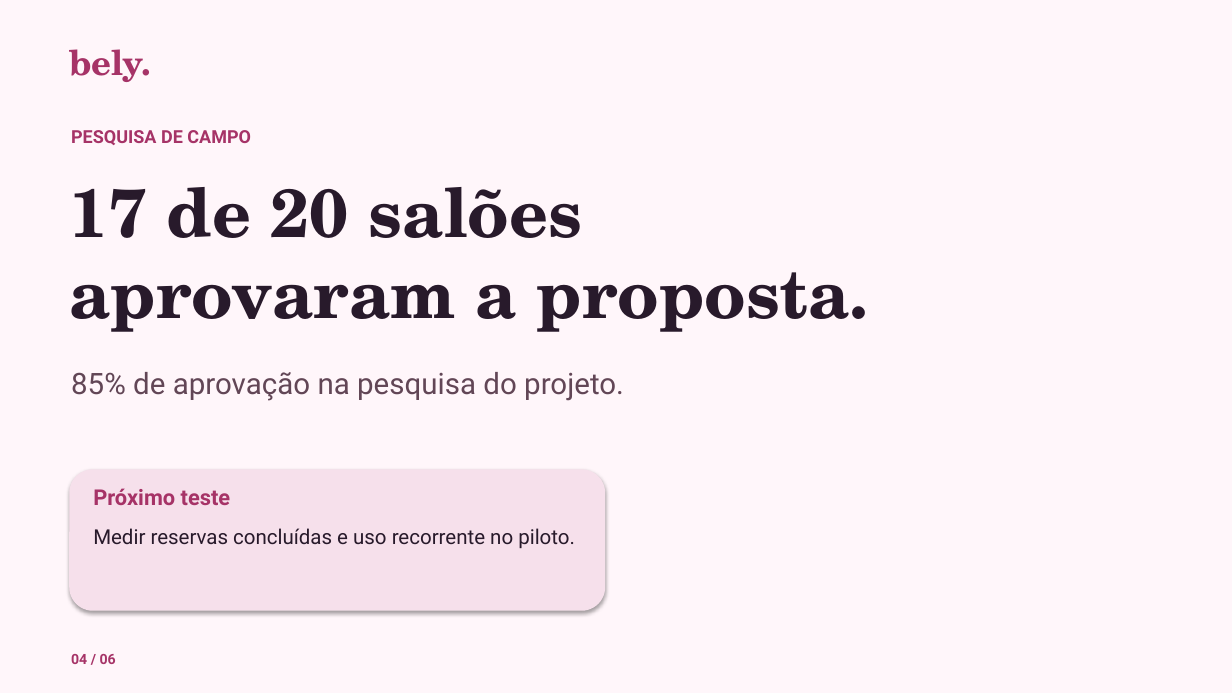
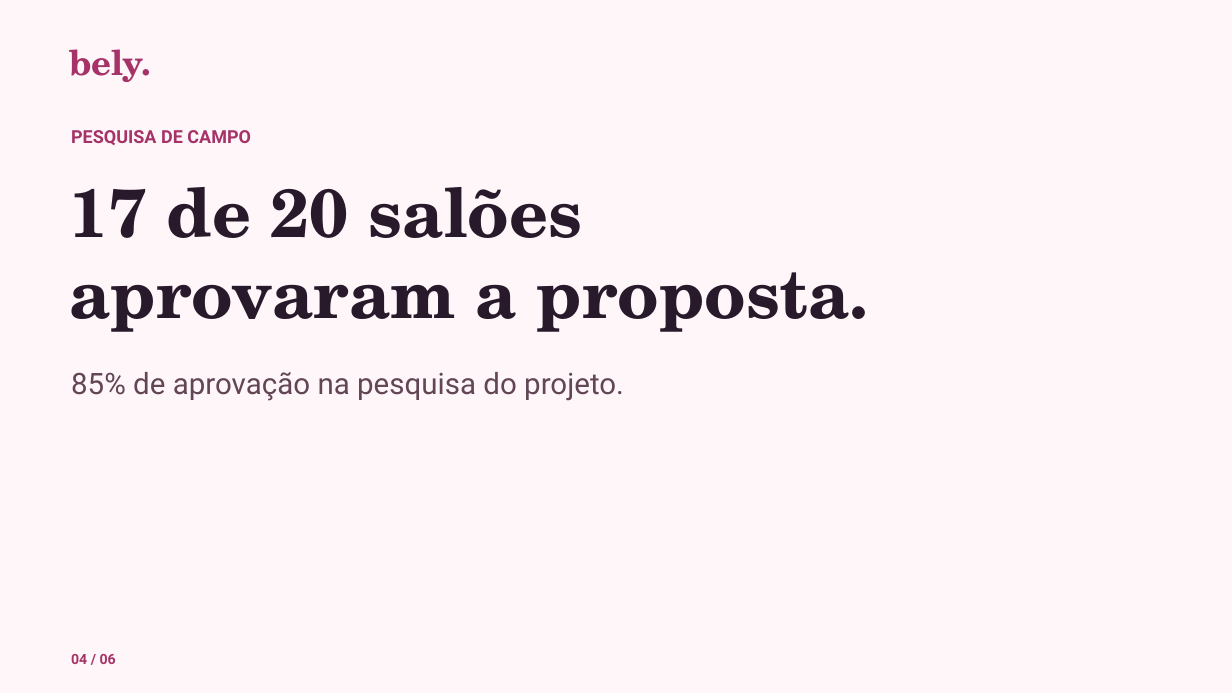
Before and after one commit to camilalordelo1/bely, a slide deck: slide 4 of bely-pitch.pptx. Drawn at 1232x693 pixels with LibreOffice and Linux fonts; fonts in the diff are those of the drawing. Boxes give left, top, right and bottom in pixels: in the first picture for what was removed or moved away, otherwise in the second. Text is boxed around its words. In the diff, an @@ line names an element or a change of style, - is before the commit and + after.

```diff
--- a/bely-pitch.pptx
+++ b/bely-pitch.pptx
@@ rounded rectangle removed at [69, 470, 605, 611] @@
@@ text removed at [93, 488, 231, 505] @@
-Próximo teste
@@ text removed at [93, 528, 575, 548] @@
-Medir reservas concluídas e uso recorrente no piloto.
```
Also in this commit, not shown: 1 other file.
